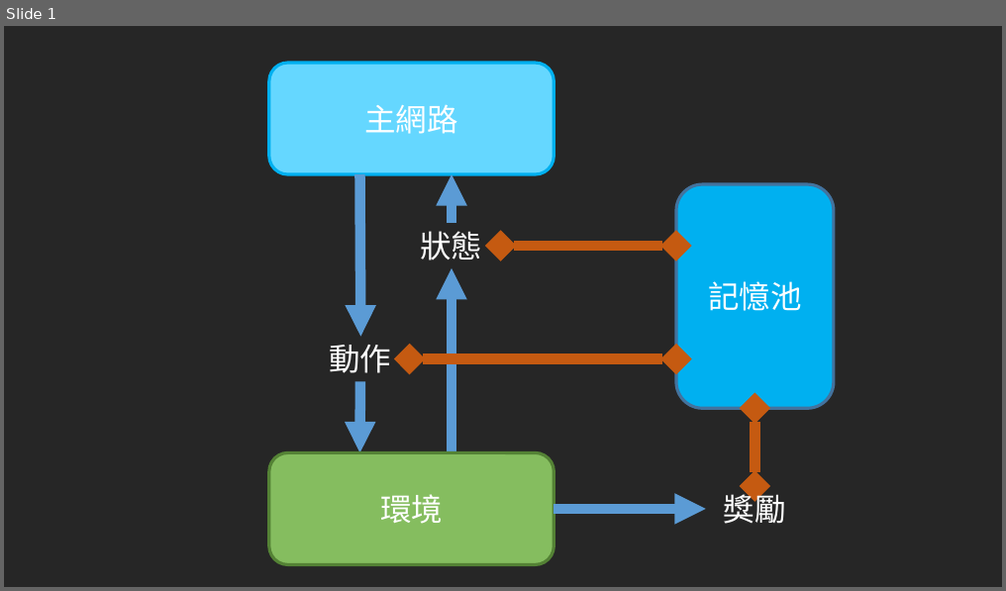
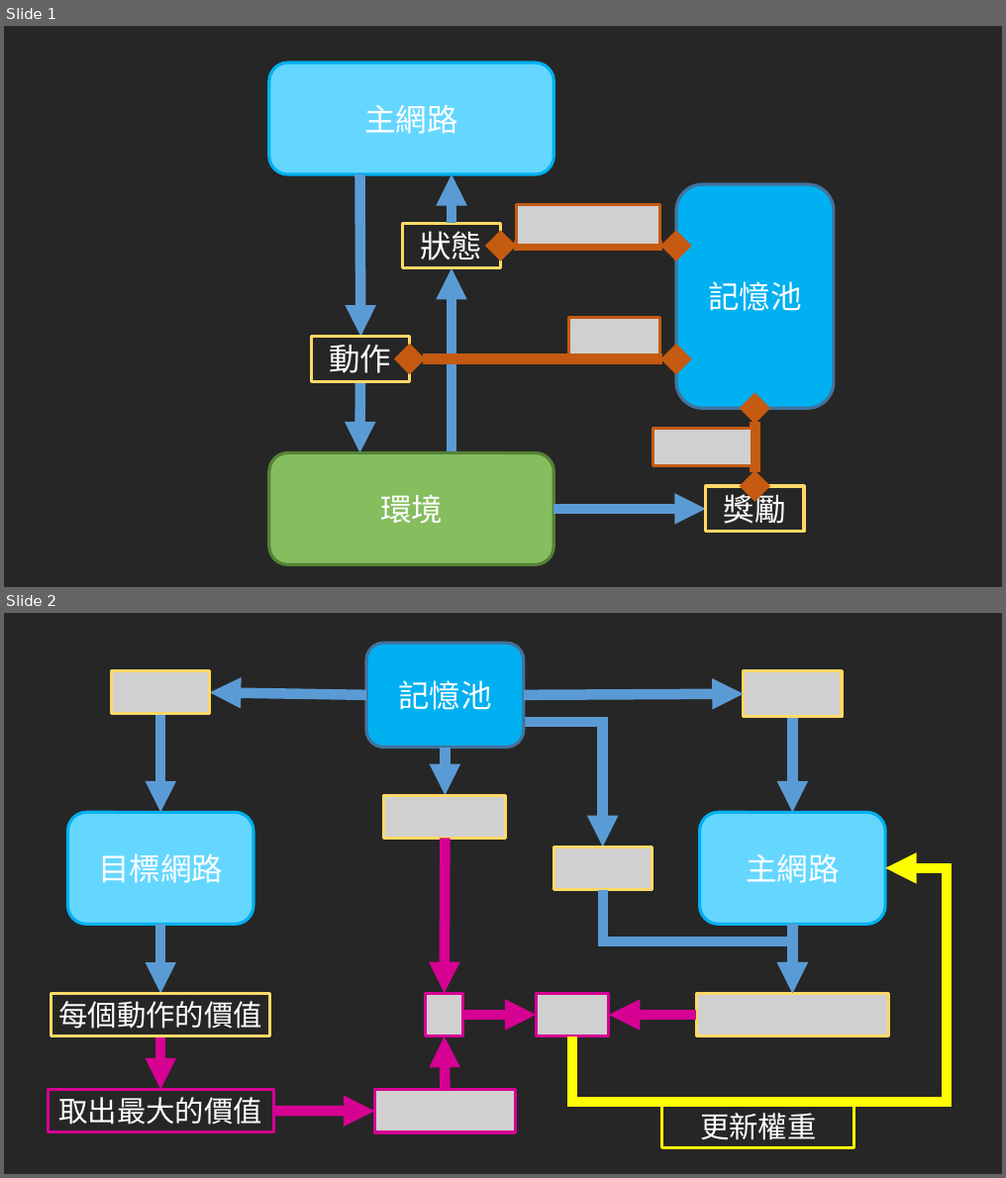
Before and after one commit to toonnyy8/PPT, a slide deck: AI-of-FTG/圖片.pptx. Shown one above the other, each under a label of ours: slide 1 before the commit, slides 1 and 2 after it. The pictures are 1006x591 and 1006x1178 pixels, drawn with LibreOffice and Linux fonts; fonts in the diff are those of the drawing; grey boxes stand for pictures. Boxes give left, top, right and bottom in pixels: in the first picture for what was removed or moved away, otherwise in the second. Text is boxed around its words. In the diff, an @@ line names an element or a change of style, - is before the commit and + after.

```diff
--- a/AI-of-FTG/圖片.pptx
+++ b/AI-of-FTG/圖片.pptx
@@ slide 2 added at (x1=4, y1=613, x2=1002, y2=1174), background #262626 @@
@@ picture added at (x1=112, y1=671, x2=210, y2=714) @@
@@ rounded rectangle added at (x1=366, y1=643, x2=524, y2=747), fill #00B0F0, outline #43739E 3 pt, 30 pt, text #FFFFFF @@
+記憶池
@@ picture added at (x1=744, y1=671, x2=842, y2=717) @@
@@ arrow added from (366, 695) to (210, 692), #5B9BD5 10 pt @@
@@ arrow added from (524, 695) to (744, 694), #5B9BD5 10 pt @@
@@ arrow added from (160, 714) to (160, 812), #5B9BD5 10 pt @@
@@ elbow arrow added from (525, 718) to (603, 847), #5B9BD5 10 pt @@
@@ arrow added from (792, 716) to (792, 812), #5B9BD5 10 pt @@
@@ arrow added from (445, 747) to (445, 796), #5B9BD5 10 pt @@
@@ rounded rectangle added at (x1=67, y1=812, x2=253, y2=924), fill #65D7FF, outline #00B0F0 3 pt, 30 pt, text #FFFFFF @@
+目標網路
@@ picture added at (x1=384, y1=796, x2=506, y2=839) @@
@@ rounded rectangle added at (x1=699, y1=812, x2=885, y2=924), fill #65D7FF, outline #00B0F0 3 pt, 30 pt, text #FFFFFF @@
+主網路
@@ arrow added from (445, 839) to (445, 993), #D60093 10 pt @@
@@ picture added at (x1=553, y1=847, x2=651, y2=889) @@
@@ elbow arrow added from (572, 1037) to (885, 868), #FFFF00 10 pt @@
@@ elbow arrow added from (603, 890) to (792, 993), #5B9BD5 10 pt @@
@@ arrow added from (160, 925) to (160, 994), #5B9BD5 10 pt @@
@@ arrow added from (792, 925) to (792, 993), #5B9BD5 10 pt @@
@@ rectangle added at (x1=52, y1=994, x2=270, y2=1037), outline #FFD966 3 pt, 28 pt, text #FFFFFF @@
+每個動作的價值
@@ picture added at (x1=426, y1=993, x2=463, y2=1037) @@
@@ picture added at (x1=537, y1=993, x2=609, y2=1037) @@
@@ picture added at (x1=696, y1=993, x2=888, y2=1036) @@
@@ arrow added from (463, 1015) to (537, 1015), #D60093 10 pt @@
@@ arrow added from (696, 1015) to (609, 1015), #D60093 10 pt @@
@@ arrow added from (160, 1037) to (160, 1090), #D60093 10 pt @@
@@ arrow added from (445, 1090) to (445, 1037), #D60093 10 pt @@
@@ rectangle added at (x1=49, y1=1090, x2=273, y2=1133), outline #D60093 3 pt, 28 pt, text #FFFFFF @@
+取出最大的價值
@@ arrow added from (273, 1111) to (374, 1112), #D60093 10 pt @@
@@ picture added at (x1=374, y1=1090, x2=515, y2=1134) @@
@@ rectangle added at (x1=662, y1=1106, x2=853, y2=1149), outline #FFFF00 3 pt, 28 pt, text #FFFFFF @@
+更新權重
@@ slide 1 changed as well @@
@@ picture added at (x1=517, y1=205, x2=660, y2=246) @@
@@ picture added at (x1=568, y1=318, x2=660, y2=356) @@
@@ picture added at (x1=653, y1=429, x2=752, y2=467) @@
@@ 3 rectangles moved together from (x1=329, y1=231, x2=786, y2=524) to (x1=311, y1=223, x2=804, y2=532) @@
@@ outline none to #FFD966 3 pt in 3 elements at (x1=402, y1=223, x2=500, y2=269), (x1=311, y1=337, x2=409, y2=382), (x1=706, y1=486, x2=804, y2=532) @@
```
Also in this commit, not shown: 1 other slide changed, 2 other slides added.
